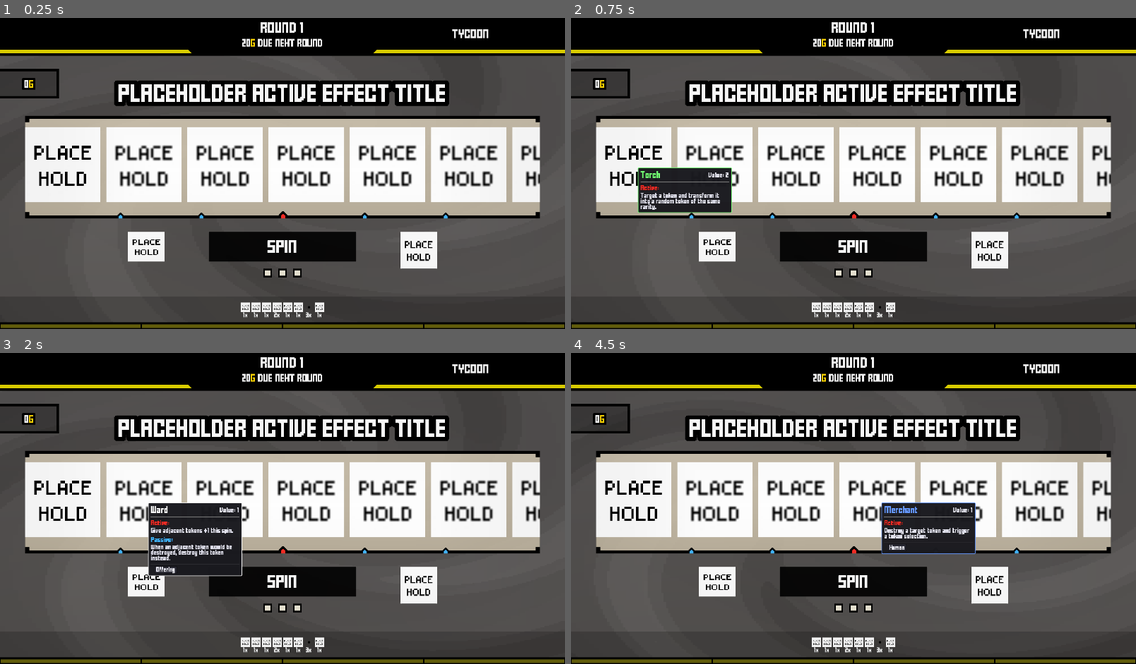
Above: before the commit, frames 1-4 (two rows, left to right).
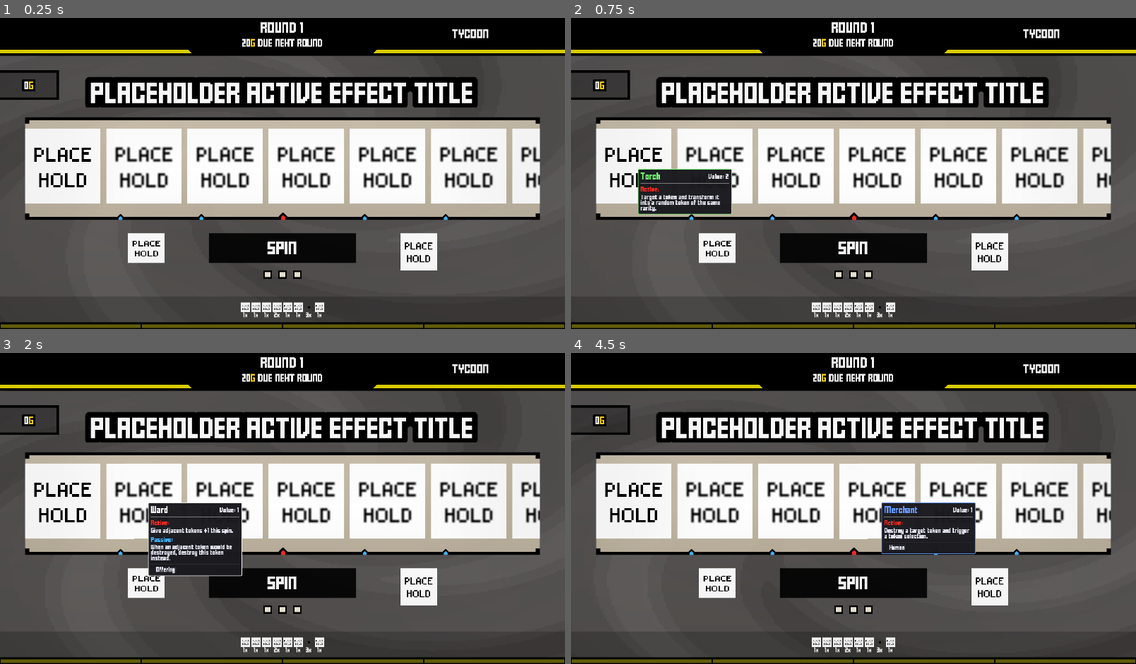
Above: after the commit, the same moments.

Repository: ZhelinWang/one-last-spin
Game: Godot game, scene res://main_ui.tscn
The game is run twice, just before and just after one commit, with the same random seed, the same clock (stepped at 60 frames per second) and the same inputs.
Inputs (mouse positions are in pixels of both pictures, inside the frame that each line leads up to; where the layout moved, square brackets give the same spot in the first picture):
- Up to frame 1 (0.25 s): no input
- Up to frame 2 (0.75 s): click (633, 167) [633, 164] at 0.5 s
- Up to frame 3 (2 s): click (141, 499) at 1.27 s
- Up to frame 4 (4.5 s): click (712, 502) at 2.02 s; click (797, 499) at 2.77 s; click (797, 502) at 3.52 s; click (876, 499) at 4.27 s

The runs differ from the first frame. In frame 1, 10% of the frame differs, in the area x 0-96%, y 16-84%; in frame 2, 11%; in frame 3, 9.9%; in frame 4, 10%.

Commit message:
updated title

Diff:
--- a/main_ui.tscn
+++ b/main_ui.tscn
@@ -313,7 +313,7 @@
 theme_override_constants/margin_left = 0
 theme_override_constants/margin_top = 0
 theme_override_constants/margin_right = 0
-theme_override_constants/margin_bottom = 20
+theme_override_constants/margin_bottom = 25
 
 [node name="goldStatusBar" type="Panel" parent="mainContainer/topUIMarginContainer"]
 custom_minimum_size = Vector2(0, 150)
@@ -487,8 +487,8 @@
 layout_mode = 2
 theme_override_colors/font_outline_color = Color(0, 0, 0, 1)
 theme_override_constants/line_separation = 30
-theme_override_constants/outline_size = 50
-theme_override_font_sizes/normal_font_size = 48
+theme_override_constants/outline_size = 72
+theme_override_font_sizes/normal_font_size = 56
 bbcode_enabled = true
 text = "PLACEHOLDER ACTIVE EFFECT TITLE"
 scroll_active = false
